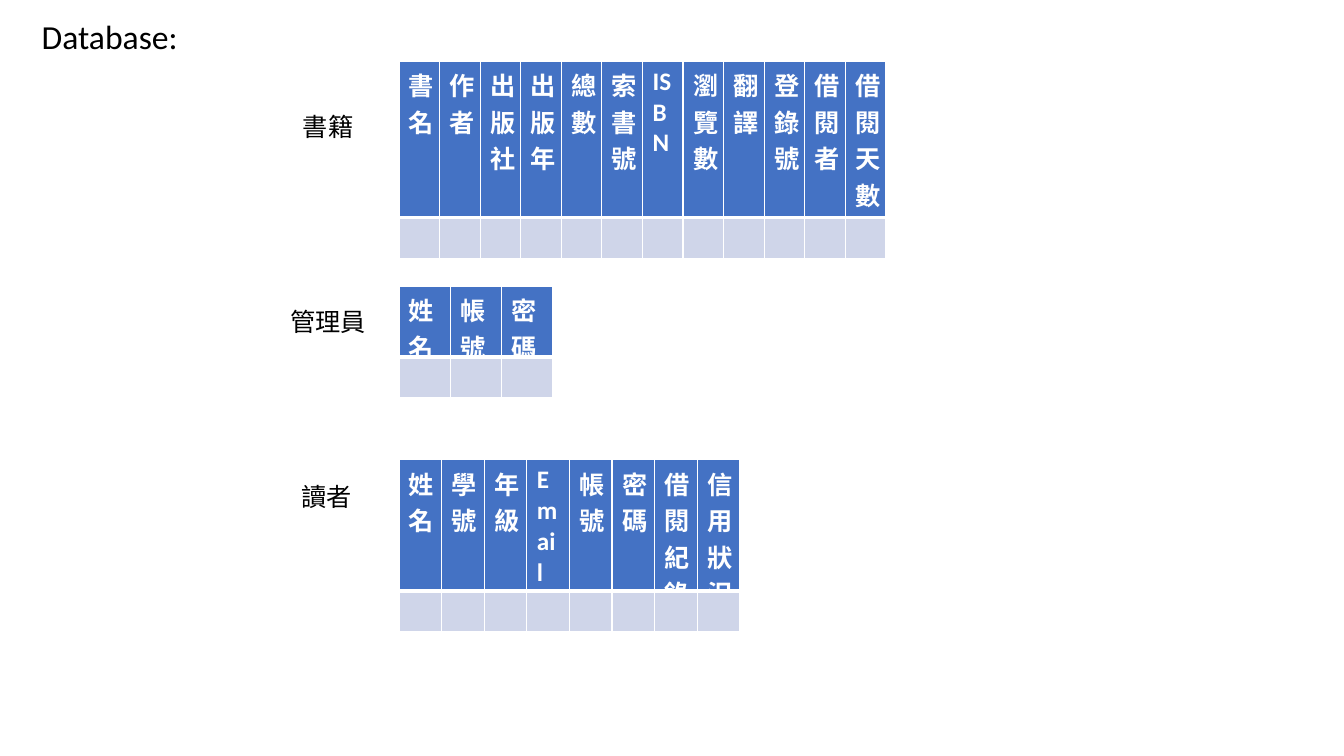
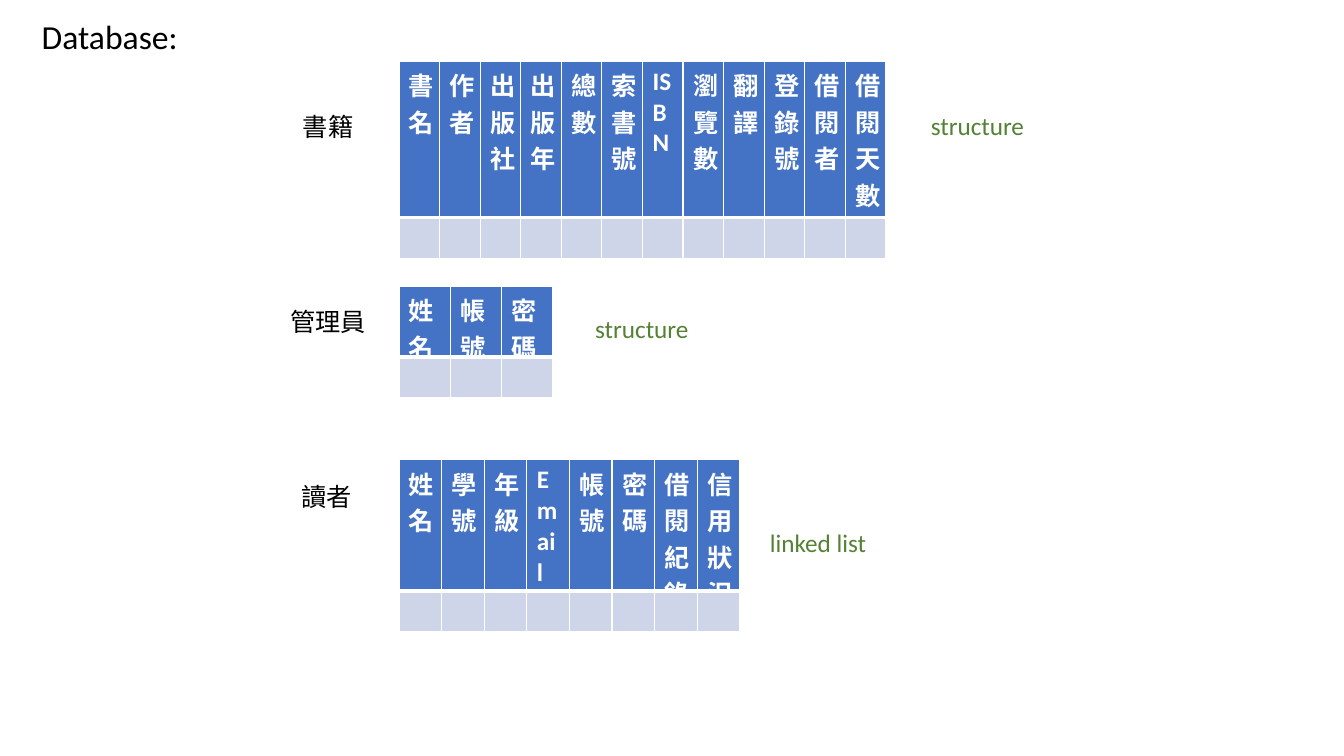
Before and after one commit to 1508leo/PD_Final_Project, a slide deck: slide 1 of outline.pptx. Drawn at 1344x756 pixels with LibreOffice and Linux fonts; fonts in the diff are those of the drawing. Boxes give left, top, right and bottom in pixels: in the first picture for what was removed or moved away, otherwise in the second. Text is boxed around its words. In the diff, an @@ line names an element or a change of style, - is before the commit and + after.

```diff
--- a/outline.pptx
+++ b/outline.pptx
@@ text added at (x1=931, y1=119, x2=1024, y2=135), 18 pt, text #548235 @@
+structure
@@ text added at (x1=595, y1=322, x2=688, y2=338), 18 pt, text #548235 @@
+structure
@@ text added at (x1=770, y1=534, x2=867, y2=552), 18 pt, text #548235 @@
+linked list
```
Also in this commit, not shown: 1 other slide changed, 6 other files.
